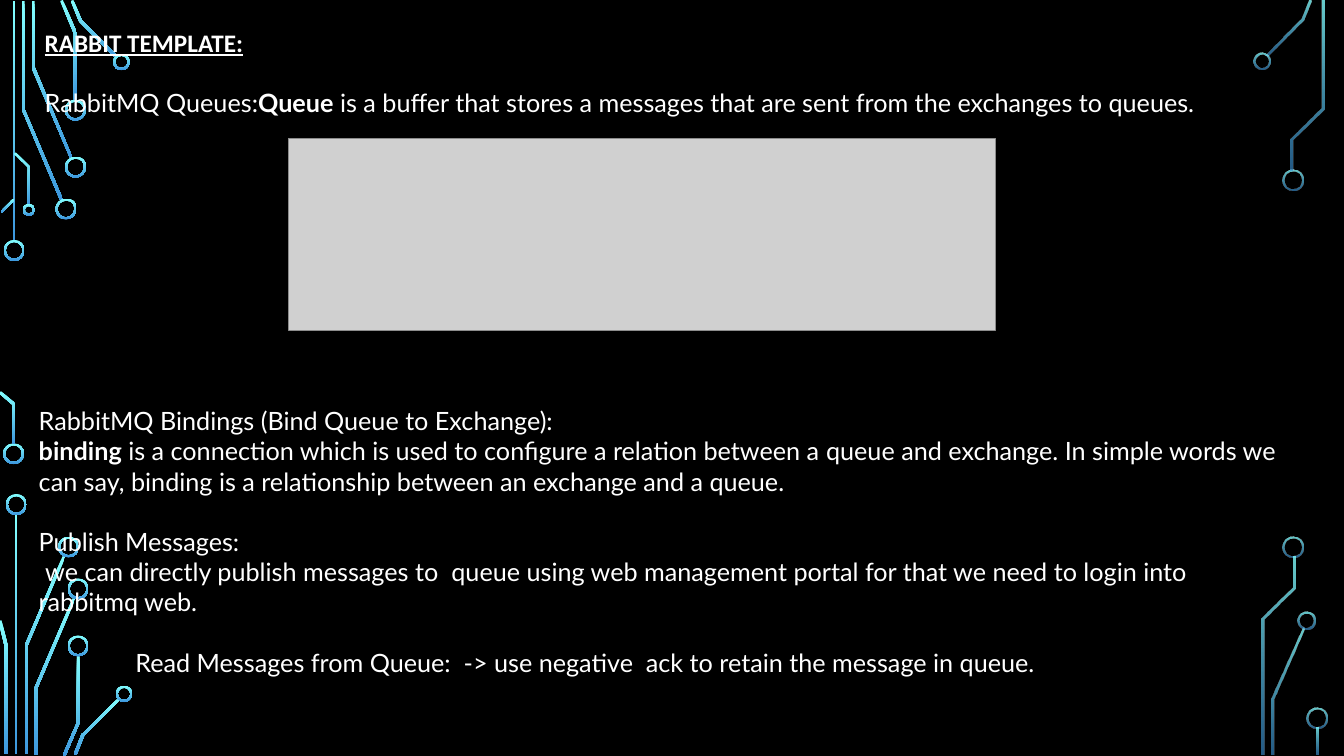
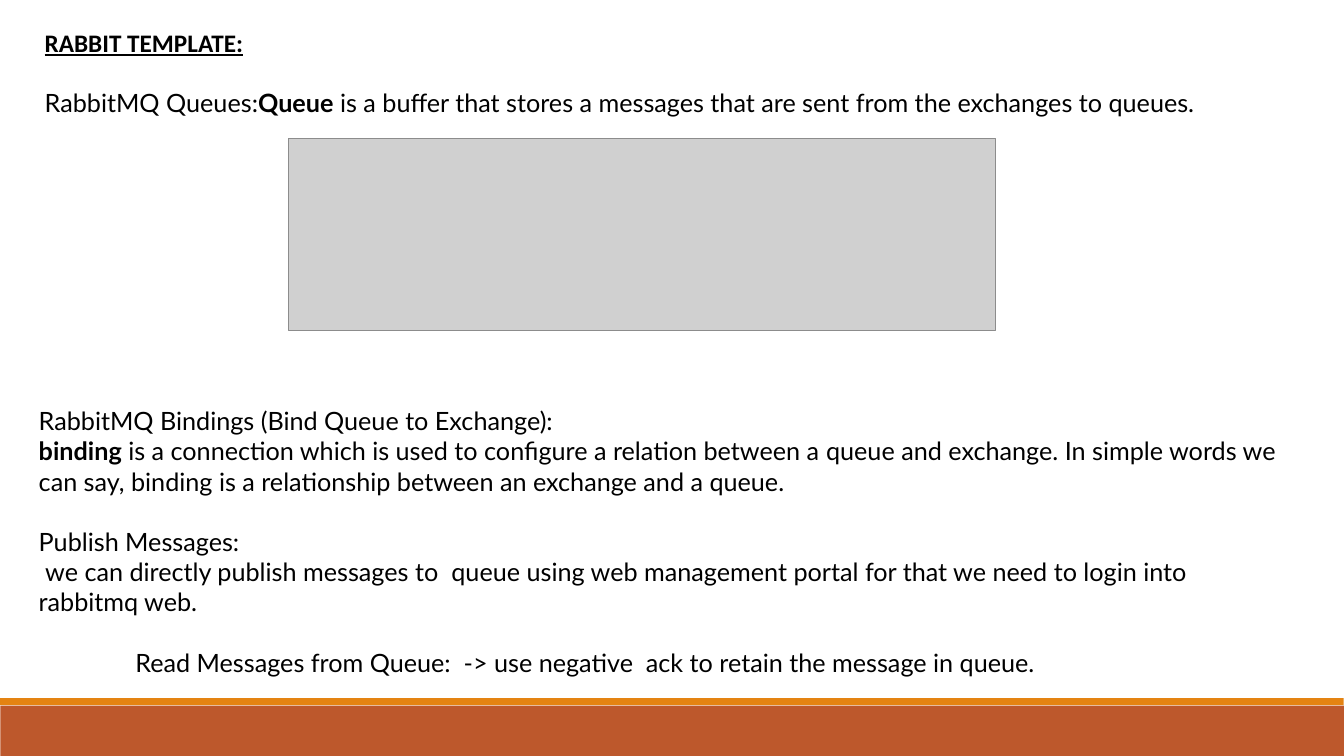
Before and after one commit to vishnuvishal-11/Vishnuvishal, a slide deck: slide 7 of Presentations/RabbitMQ.pptx (slide 5 before the commit). Drawn at 1344x756 pixels with LibreOffice and Linux fonts; fonts in the diff are those of the drawing; grey boxes stand for pictures; background and template pictures are left out. Boxes give left, top, right and bottom in pixels: in the first picture for what was removed or moved away, otherwise in the second. Text is boxed around its words. In the diff, an @@ line names an element or a change of style, - is before the commit and + after.

```diff
--- a/Presentations/RabbitMQ.pptx
+++ b/Presentations/RabbitMQ.pptx
@@ background picture (left out) to #FFFFFF @@
@@ text "RABBIT TEMPLATE:" at box(45, 35, 1195, 117): text colour #FFFFFF to #000000 @@
@@ text "RabbitMQ Bindings (Bind Queue to ..." at box(39, 410, 1276, 677): text colour #FFFFFF to #000000 @@
@@ rectangle added at box(0, 706, 1344, 756), fill #BD582C @@
@@ rectangle added at box(0, 699, 1344, 706), fill #E48312 @@
@@ group removed at box(0, 0, 1328, 756): 33 freeform shapes, 3 rectangles @@
```
Also in this commit, not shown: 8 other slides changed, 2 slides added, 1 other file.
